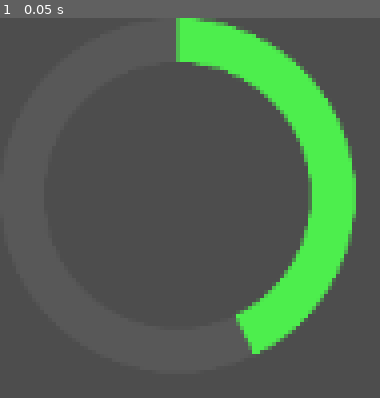
Above: before the commit, frame 1.
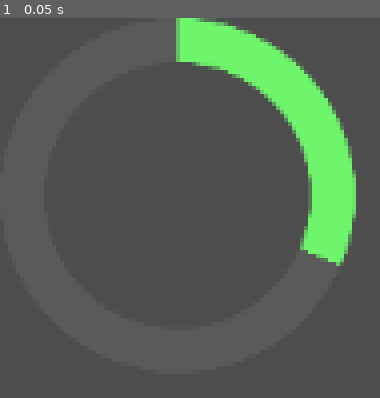
Above: after the commit, the same moment.

Repository: luna-araujo/PETJAM-UFRGS
Game: Godot game, scene res://scenes/ui/stamina_indicator.tscn
The game is run twice, just before and just after one commit, with the same random seed, the same clock (stepped at 60 frames per second) and the same inputs. The project has no main scene, so this scene is started directly.
Inputs:
- Up to frame 1 (0.05 s): no input

The runs differ from the first frame. In frame 1, 13% of the frame differs, in the area x 47-94%, y 0-89%.

Commit message:
cleaner stamina wheel

Diff:
--- a/data/icons/stamina_wheel_filled.svg
+++ b/data/icons/stamina_wheel.svg
@@ -8,7 +8,7 @@
    version="1.1"
    id="svg1"
    sodipodi:docname="stamina_wheel_filled.svg"
-   inkscape:export-filename="stamina_wheel_filled.svg"
+   inkscape:export-filename="stamina_wheel_background.svg"
    inkscape:export-xdpi="96"
    inkscape:export-ydpi="96"
    xmlns:inkscape="http://www.inkscape.org/namespaces/inkscape"
@@ -40,40 +40,12 @@
          cy="8"
          r="6" />
     </mask>
-    <mask
-       maskUnits="userSpaceOnUse"
-       id="mask-powermask-path-effect5">
-      <path
-         id="mask-powermask-path-effect5_box"
-         style="fill:#ffffff;fill-opacity:1"
-         d="M -1,-1 H 17 V 17 H -1 Z" />
-      <path
-         id="path1"
-         style="fill:#ffffff;fill-opacity:1"
-         d="M -1,-1 H 17 V 17 H -1 Z" />
-      <path
-         id="path5"
-         style="fill:#ffffff;fill-opacity:1"
-         d="M -1,-1 H 17 V 17 H -1 Z" />
-      <circle
-         style="display:inline;opacity:1;fill:#000000;fill-opacity:1;fill-rule:nonzero"
-         id="circle5"
-         cx="8"
-         cy="8"
-         r="6" />
-    </mask>
   </defs>
   <g
      id="layer1"
      style="display:inline">
     <path
-       style="display:inline;fill:#4dee4d;fill-opacity:1"
-       id="path3"
-       mask="url(#mask-powermask-path-effect5)"
-       d="M 16,8 A 8,8 0 0 1 8,16 8,8 0 0 1 0,8 8,8 0 0 1 8,0 8,8 0 0 1 16,8 Z"
-       transform="scale(32)" />
-    <path
-       style="display:none;fill:#747474;fill-opacity:0.298755"
+       style="display:inline;fill:#ffffff;fill-opacity:1"
        id="circle1"
        mask="url(#mask-powermask-path-effect3)"
        d="M 16,8 A 8,8 0 0 1 8,16 8,8 0 0 1 0,8 8,8 0 0 1 8,0 8,8 0 0 1 16,8 Z"
--- a/data/icons/stamina_wheel_background.svg
+++ /dev/null
@@ -1,83 +0,0 @@
-<?xml version="1.0" encoding="UTF-8" standalone="no"?>
-<!-- Created with Inkscape (http://www.inkscape.org/) -->
-
-<svg
-   width="512"
-   height="512"
-   viewBox="0 0 512 512"
-   version="1.1"
-   id="svg1"
-   sodipodi:docname="stamina_wheel_filled.svg"
-   inkscape:export-filename="stamina_wheel_filled.svg"
-   inkscape:export-xdpi="96"
-   inkscape:export-ydpi="96"
-   xmlns:inkscape="http://www.inkscape.org/namespaces/inkscape"
-   xmlns:sodipodi="http://sodipodi.sourceforge.net/DTD/sodipodi-0.dtd"
-   xmlns="http://www.w3.org/2000/svg"
-   xmlns:svg="http://www.w3.org/2000/svg">
-  <sodipodi:namedview
-     id="namedview1"
-     pagecolor="#ffffff"
-     bordercolor="#000000"
-     borderopacity="0.25"
-     inkscape:showpageshadow="2"
-     inkscape:pageopacity="0.0"
-     inkscape:pagecheckerboard="0"
-     inkscape:deskcolor="#d1d1d1" />
-  <defs
-     id="defs1">
-    <mask
-       maskUnits="userSpaceOnUse"
-       id="mask-powermask-path-effect3">
-      <path
-         id="mask-powermask-path-effect3_box"
-         style="fill:#ffffff;fill-opacity:1"
-         d="M -1,-1 H 17 V 17 H -1 Z" />
-      <circle
-         style="display:inline;opacity:1;fill:#000000;fill-opacity:1;fill-rule:nonzero"
-         id="circle3"
-         cx="8"
-         cy="8"
-         r="6" />
-    </mask>
-    <mask
-       maskUnits="userSpaceOnUse"
-       id="mask-powermask-path-effect5">
-      <path
-         id="mask-powermask-path-effect5_box"
-         style="fill:#ffffff;fill-opacity:1"
-         d="M -1,-1 H 17 V 17 H -1 Z" />
-      <path
-         id="path1"
-         style="fill:#ffffff;fill-opacity:1"
-         d="M -1,-1 H 17 V 17 H -1 Z" />
-      <path
-         id="path5"
-         style="fill:#ffffff;fill-opacity:1"
-         d="M -1,-1 H 17 V 17 H -1 Z" />
-      <circle
-         style="display:inline;opacity:1;fill:#000000;fill-opacity:1;fill-rule:nonzero"
-         id="circle5"
-         cx="8"
-         cy="8"
-         r="6" />
-    </mask>
-  </defs>
-  <g
-     id="layer1"
-     style="display:inline">
-    <path
-       style="display:none;fill:#4dee4d;fill-opacity:1"
-       id="path3"
-       mask="url(#mask-powermask-path-effect5)"
-       d="M 16,8 A 8,8 0 0 1 8,16 8,8 0 0 1 0,8 8,8 0 0 1 8,0 8,8 0 0 1 16,8 Z"
-       transform="scale(32)" />
-    <path
-       style="display:inline;fill:#747474;fill-opacity:0.298755"
-       id="circle1"
-       mask="url(#mask-powermask-path-effect3)"
-       d="M 16,8 A 8,8 0 0 1 8,16 8,8 0 0 1 0,8 8,8 0 0 1 8,0 8,8 0 0 1 16,8 Z"
-       inkscape:label="circle1"
-       transform="scale(32)" />
-  </g>
-</svg>
--- a/scenes/ui/stamina_indicator.tscn
+++ b/scenes/ui/stamina_indicator.tscn
@@ -1,14 +1,15 @@
-[gd_scene load_steps=3 format=3 uid="uid://cqw7msc16yh2k"]
+[gd_scene load_steps=2 format=3 uid="uid://cqw7msc16yh2k"]
 
-[ext_resource type="Texture2D" uid="uid://c0vilyrr81rqo" path="res://data/icons/stamina_wheel_background.svg" id="1_fn71k"]
-[ext_resource type="Texture2D" uid="uid://cod8ddq8smrsk" path="res://data/icons/stamina_wheel_filled.svg" id="2_j22vg"]
+[ext_resource type="Texture2D" uid="uid://c30jxrwxxnfu4" path="res://data/icons/stamina_wheel.svg" id="1_airah"]
 
 [node name="StaminaIndicator" type="TextureProgressBar"]
 offset_right = 128.0
 offset_bottom = 128.0
 step = 0.1
-value = 42.9
+value = 31.5
 fill_mode = 4
 nine_patch_stretch = true
-texture_under = ExtResource("1_fn71k")
-texture_progress = ExtResource("2_j22vg")
+texture_under = ExtResource("1_airah")
+texture_progress = ExtResource("1_airah")
+tint_under = Color(1, 1, 1, 0.0784314)
+tint_progress = Color(0.431373, 0.960784, 0.423529, 1)
Not shown, changed: data/icons/stamina_wheel.svg.import
Not shown, removed: data/icons/stamina_wheel_background.svg.import
